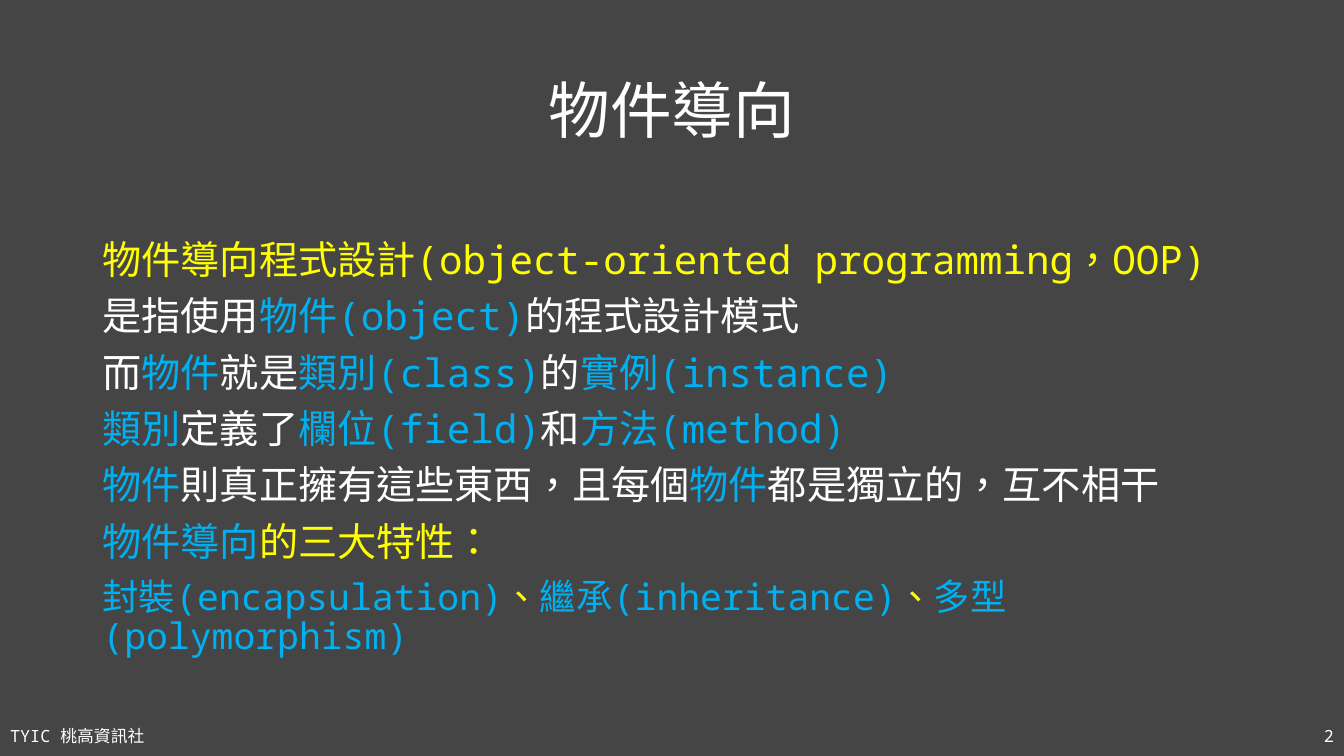
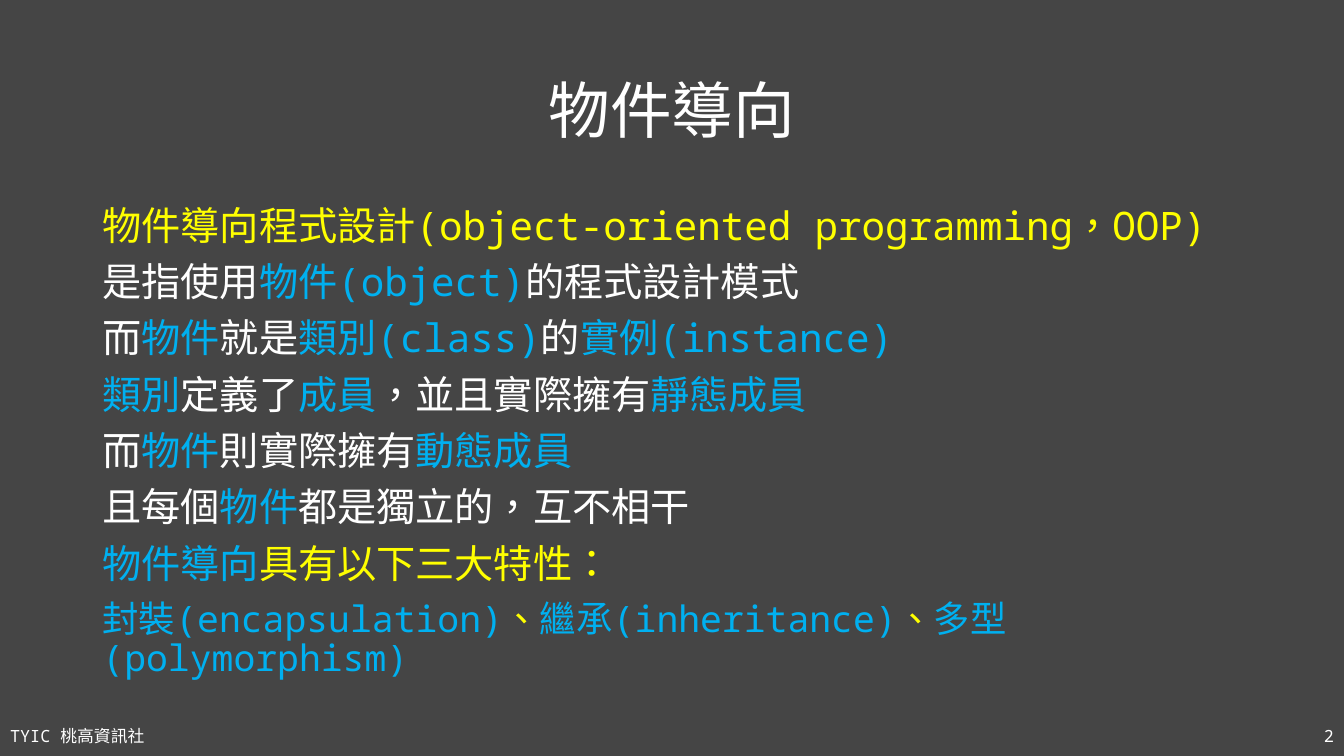
Before and after one commit to TYSHIC/slides, a slide deck: slide 2 of ppt/08_類別與物件.pptx. Drawn at 1344x756 pixels with LibreOffice and Linux fonts; fonts in the diff are those of the drawing. Boxes give left, top, right and bottom in pixels: in the first picture for what was removed or moved away, otherwise in the second. Text is boxed around its words. In the diff, an @@ line names an element or a change of style, - is before the commit and + after.

```diff
--- a/ppt/08_類別與物件.pptx
+++ b/ppt/08_類別與物件.pptx
@@ text "物件導向程式設計(object-oriented programming，OOP)" moved from (x1=102, y1=241, x2=1207, y2=619) to (x1=102, y1=207, x2=1207, y2=680) @@
@@ text at (x1=102, y1=376, x2=807, y2=581): text changed; text colour #00B0F0 to #FFFFFF @@
-類別定義了欄位(field)和方法(method)
-物件則真正擁有這些東西，且每個物件都是獨立的，互不相干
-物件導向的三大特性：
+類別定義了成員，並且實際擁有靜態成員
+而物件則實際擁有動態成員
+且每個物件都是獨立的，互不相干
+物件導向具有以下三大特性：
```
Also in this commit, not shown: 8 other slides changed, 2 slides added, 3 other files.
